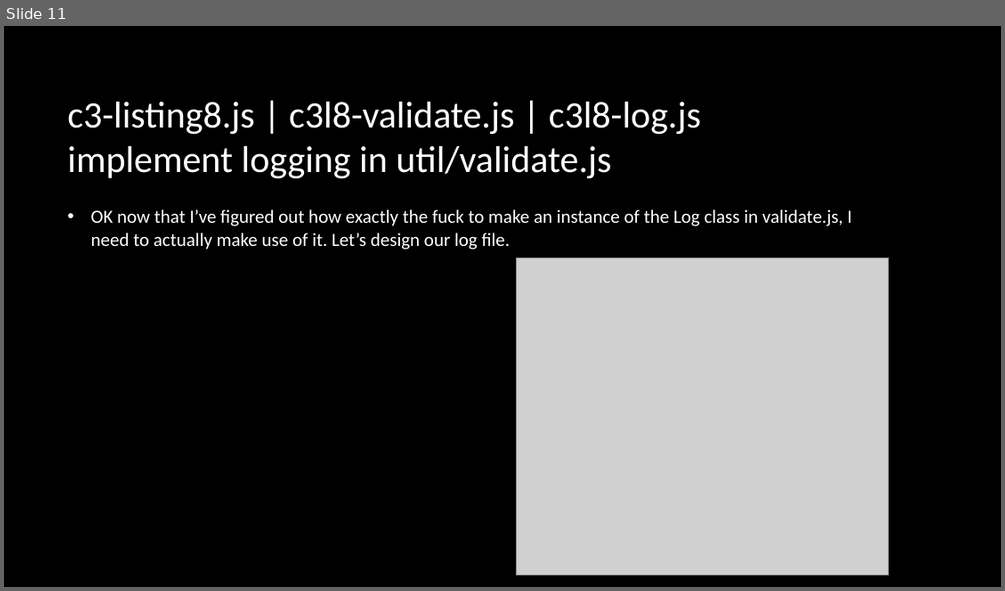
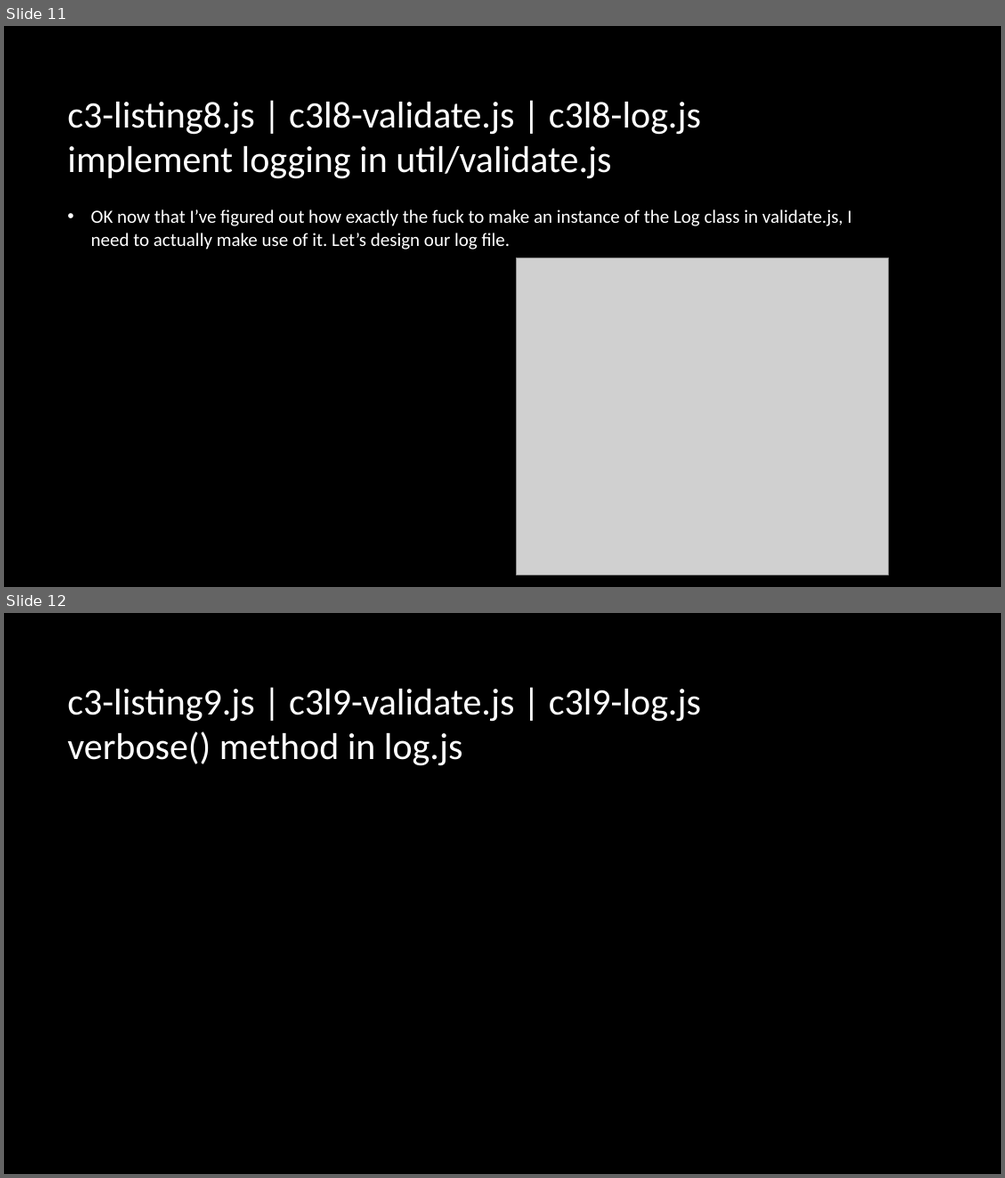
Before and after one commit to conduitl/csv_lesson, a slide deck: case3.pptx. Shown one above the other, each under a label of ours: slide 11 before the commit, slides 11 and 12 after it. The pictures are 1005x591 and 1005x1178 pixels, drawn with LibreOffice and Linux fonts; fonts in the diff are those of the drawing; grey boxes stand for pictures; background and template pictures are left out. Boxes give left, top, right and bottom in pixels: in the first picture for what was removed or moved away, otherwise in the second. Text is boxed around its words. In the diff, an @@ line names an element or a change of style, - is before the commit and + after.

Commit message:
Added new listings

```diff
--- a/case3.pptx
+++ b/case3.pptx
@@ slide 12 added at (4, 613, 1001, 1174), background picture (left out) @@
@@ title added at (67, 689, 701, 766), 36 pt, text #FFFFFF @@
+c3-listing9.js | c3l9-validate.js | c3l9-log.js
+verbose() method in log.js
```
Also in this commit, not shown: 1 other slide added, 7 other files.
